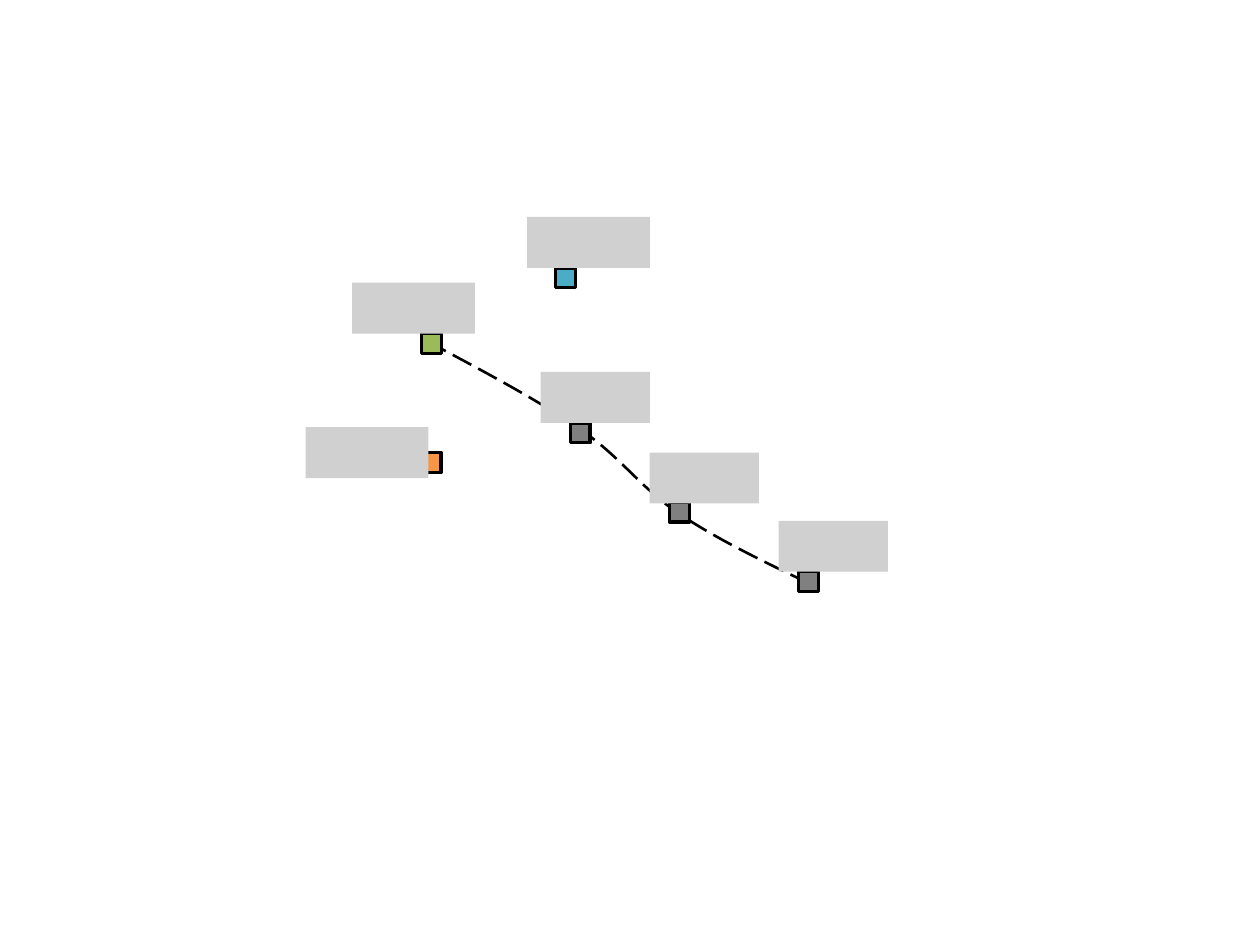
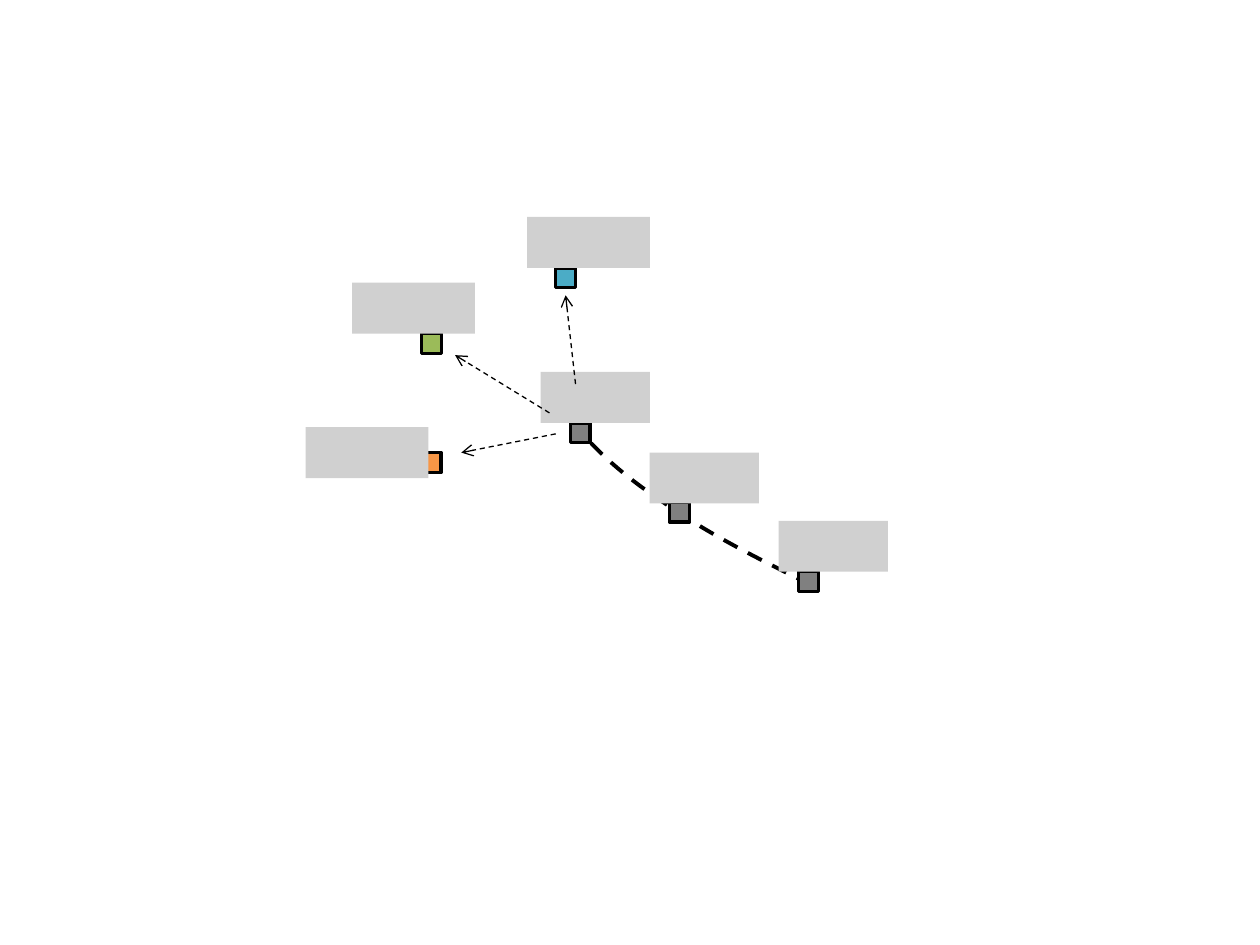
Before and after one commit to answeredbyablemind/answeredbyablemind.github.io, a slide deck: slide 1 of pics/2021-04-07-Kalman_filter/pics.pptx. Drawn at 1260x945 pixels with LibreOffice and Linux fonts; fonts in the diff are those of the drawing; grey boxes stand for pictures. Boxes give left, top, right and bottom in pixels: in the first picture for what was removed or moved away, otherwise in the second. Text is boxed around its words. In the diff, an @@ line names an element or a change of style, - is before the commit and + after.

```diff
--- a/pics/2021-04-07-Kalman_filter/pics.pptx
+++ b/pics/2021-04-07-Kalman_filter/pics.pptx
@@ arrow added from (576, 384) to (566, 295), #000000 0.75 pt dashed @@
@@ freeform shape removed at (x1=431, y1=344, x2=809, y2=585) @@
@@ arrow added from (549, 413) to (455, 355), #000000 0.75 pt dashed @@
@@ arrow added from (556, 433) to (461, 452), #000000 0.75 pt dashed @@
@@ freeform shape added at (x1=582, y1=433, x2=810, y2=585), outline #000000 2.25 pt dashed @@
```
Also in this commit, not shown: 2 other files.
